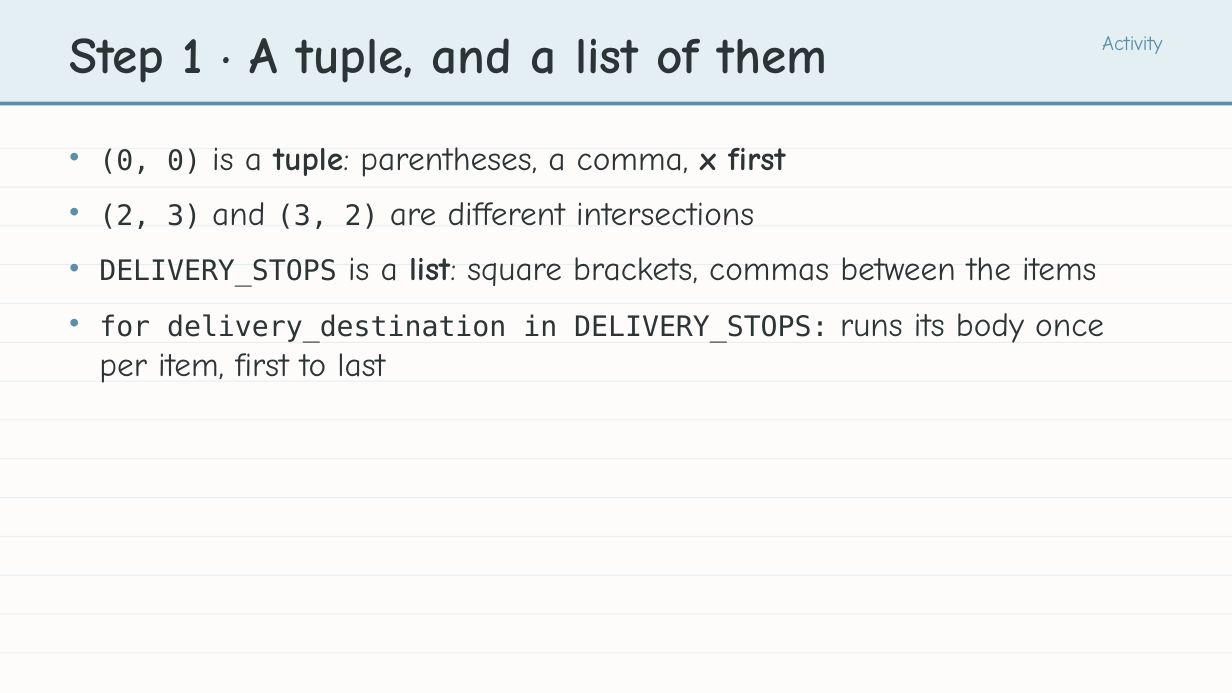
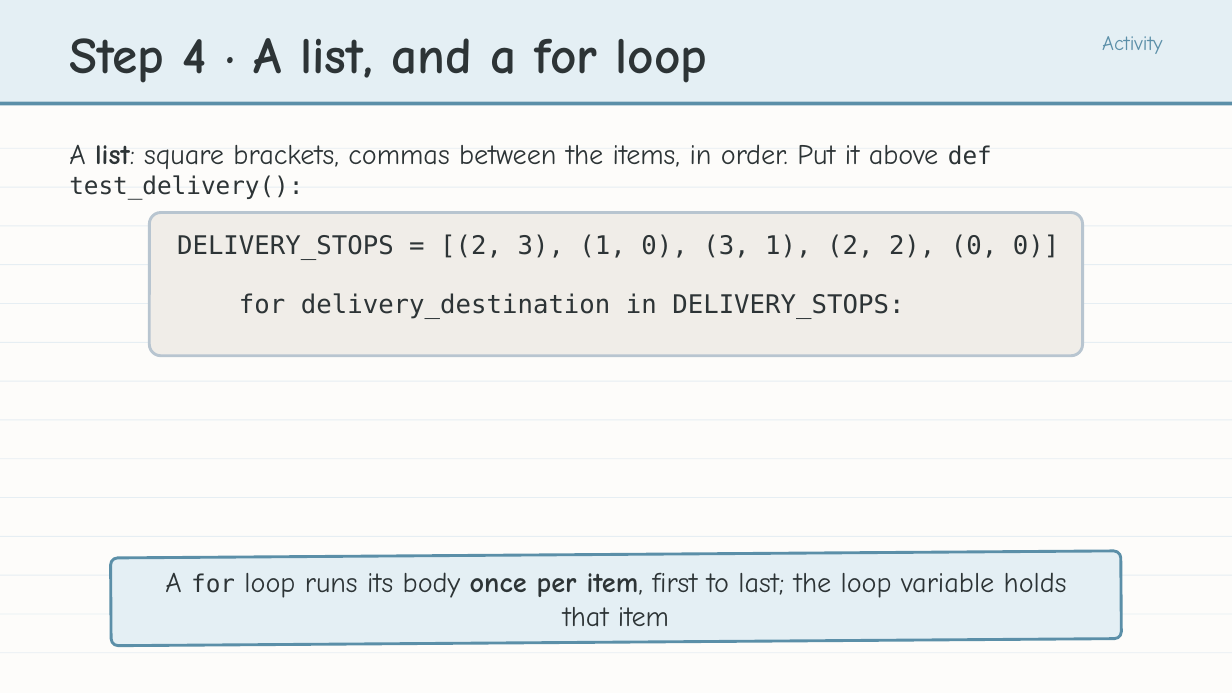
Before and after one commit to bradamiller/LearningPython, a slide deck: slide 26 of static/slides/module-04-manhattan/module-4-lesson-01-the-main-program.pptx (slide 7 before the commit). Drawn at 1232x693 pixels with LibreOffice and Linux fonts; fonts in the diff are those of the drawing. Boxes give left, top, right and bottom in pixels: in the first picture for what was removed or moved away, otherwise in the second. Text is boxed around its words. In the diff, an @@ line names an element or a change of style, - is before the commit and + after.

```diff
--- a/static/slides/module-04-manhattan/module-4-lesson-01-the-main-program.pptx
+++ b/static/slides/module-04-manhattan/module-4-lesson-01-the-main-program.pptx
@@ text at <box>69,38,708,83</box>: text changed @@
-Step 1 · A tuple, and a list of them
+Step 4 · A list, and a for loop
@@ text at <box>69,144,992,200</box>: text changed; size 26 to 22 pt @@
-• (0, 0) is a tuple: parentheses, a comma, x first
-• (2, 3) and (3, 2) are different intersections
-• DELIVERY_STOPS is a list: square brackets, commas between the items
-• for delivery_destination in DELIVERY_STOPS: runs its body once per item, first to last
+A list: square brackets, commas between the items, in order. Put it above def test_delivery():
@@ rounded rectangle added at <box>150,213,1083,356</box>, fill #F0EDE8, outline #B8C5D0 2.25 pt @@
@@ text added at <box>177,234,1059,318</box>, 20 pt, text #2D3436 @@
+DELIVERY_STOPS = [(2, 3), (1, 0), (3, 1), (2, 2), (0, 0)]
+for delivery_destination in DELIVERY_STOPS:
@@ rounded rectangle added at <box>111,551,1121,646</box>, fill #E4EFF4, outline #5B8FA8 2.25 pt @@
@@ text added at <box>165,572,1067,627</box>, 22 pt, text #2D3436 @@
+A for loop runs its body once per item, first to last; the loop variable holds that item
```
Also in this commit, not shown: 16 other slides changed, 10 slides added, 5 other files.
